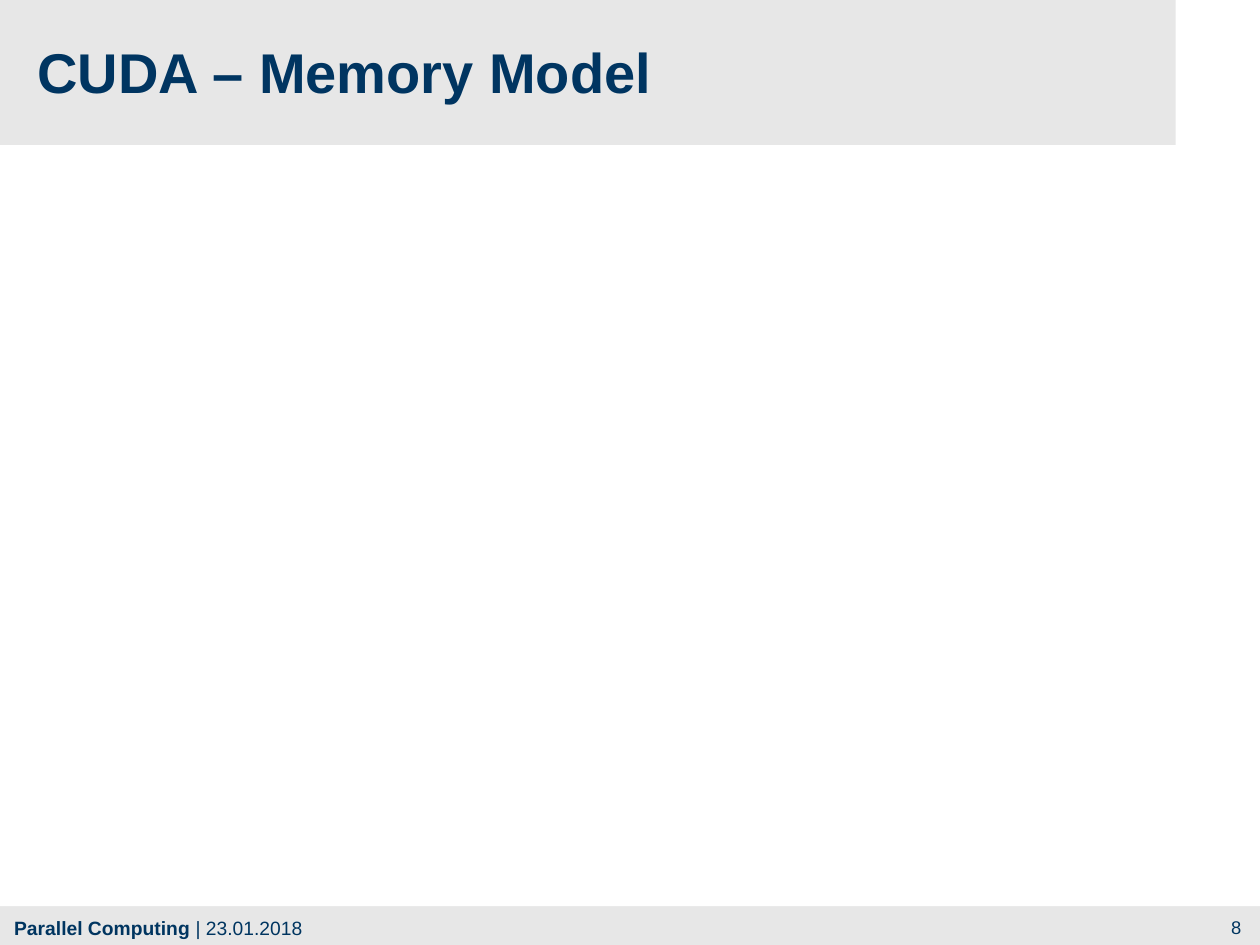
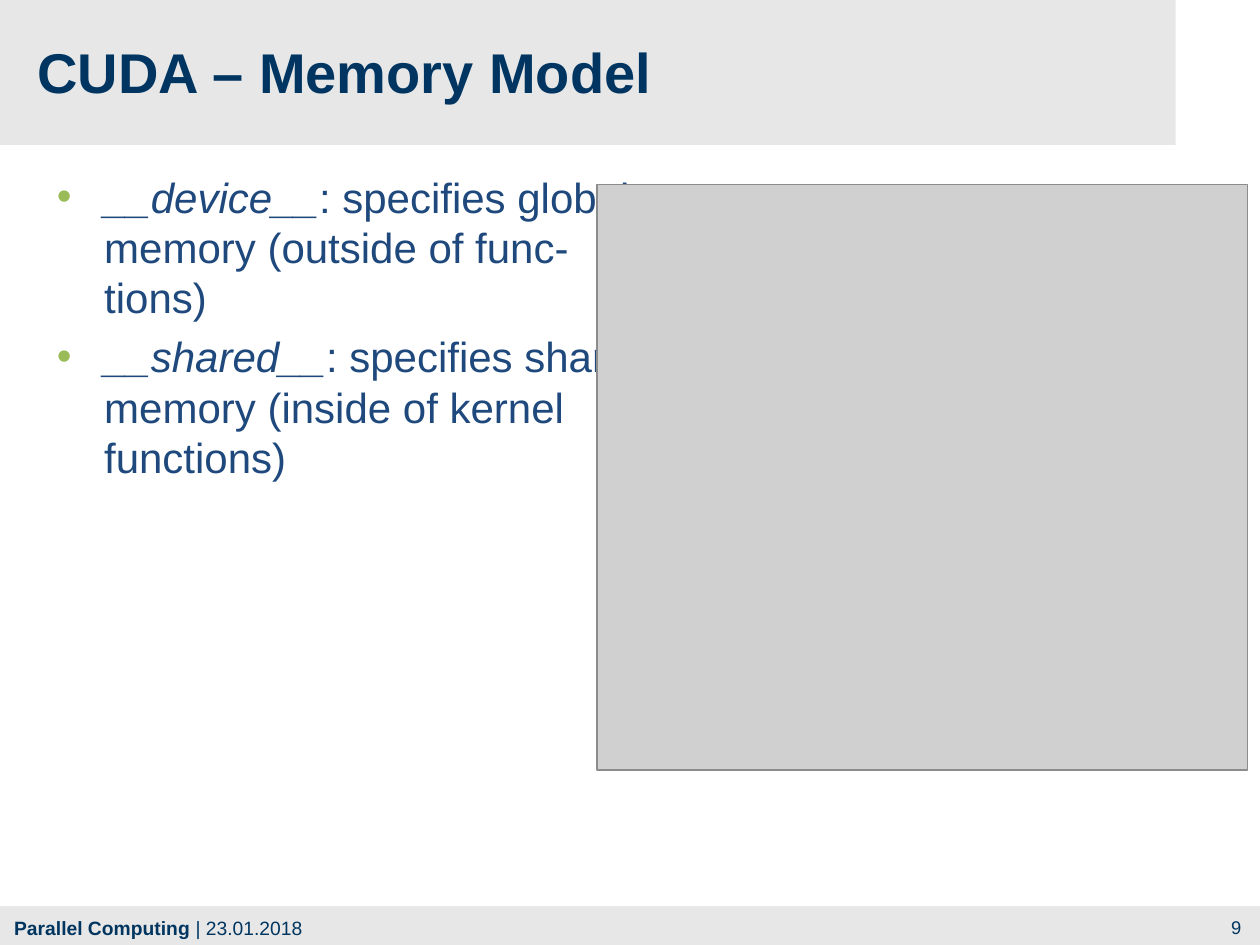
Before and after one commit to franneck94/CUDA-AES, a slide deck: slide 9 of Presentation.pptx (slide 8 before the commit). Drawn at 1260x945 pixels with LibreOffice and Linux fonts; fonts in the diff are those of the drawing; grey boxes stand for pictures; background and template pictures are left out. Boxes give left, top, right and bottom in pixels: in the first picture for what was removed or moved away, otherwise in the second. Text is boxed around its words. In the diff, an @@ line names an element or a change of style, - is before the commit and + after.

```diff
--- a/Presentation.pptx
+++ b/Presentation.pptx
@@ text added at [104,182,652,482], 24 pt, text #1F497D @@
+• __device__: specifies global
+  memory (outside of func-
+  tions)
+• __shared__: specifies shared
+  memory (inside of kernel
+  functions)
@@ picture added at [597,185,1247,771] @@
@@ page number at [1231,921,1241,934]: text changed @@
-8
+9
```
Also in this commit, not shown: 5 other slides changed, 7 slides added, 3 slides removed, 13 other files.
